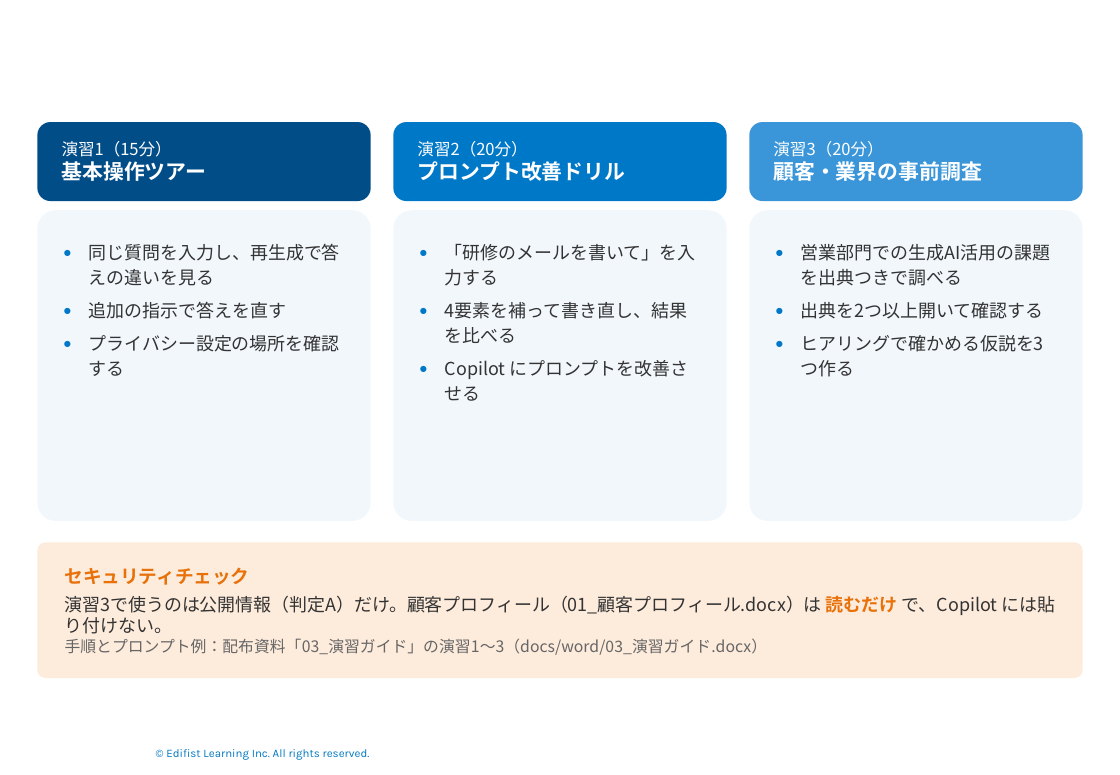
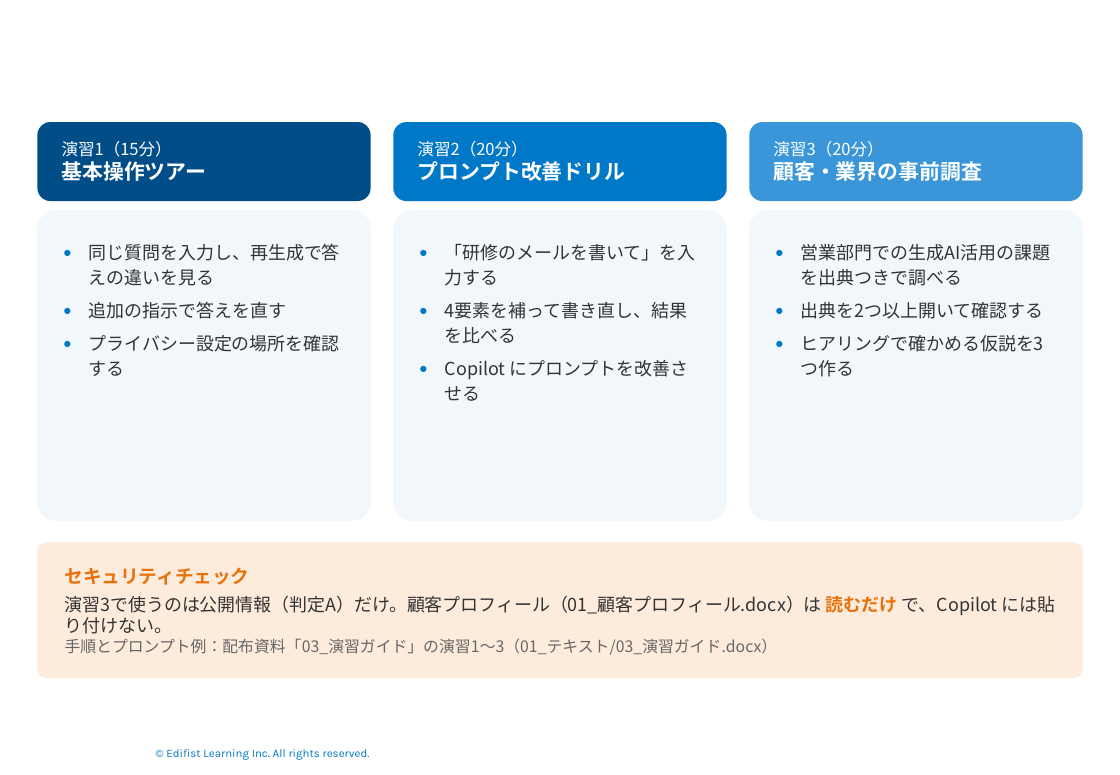
Before and after one commit to Takahashi-eiji-0708/work2026, a slide deck: slide 40 of slides/ソリューション営業のための生成AIセキュア活用実践.pptx. Drawn at 1120x775 pixels with LibreOffice and Linux fonts; fonts in the diff are those of the drawing; background and template pictures are left out. Boxes give left, top, right and bottom in pixels: in the first picture for what was removed or moved away, otherwise in the second. Text is boxed around its words. In the diff, an @@ line names an element or a change of style, - is before the commit and + after.

```diff
--- a/slides/ソリューション営業のための生成AIセキュア活用実践.pptx
+++ b/slides/ソリューション営業のための生成AIセキュア活用実践.pptx
@@ text in rounded rectangle at (65,638,778,655): text changed @@
-手順とプロンプト例：配布資料「03_演習ガイド」の演習1〜3（docs/word/03_演習ガイド.docx）
+手順とプロンプト例：配布資料「03_演習ガイド」の演習1〜3（01_テキスト/03_演習ガイド.docx）
```
Also in this commit, not shown: 3 other slides changed, 16 other files.
